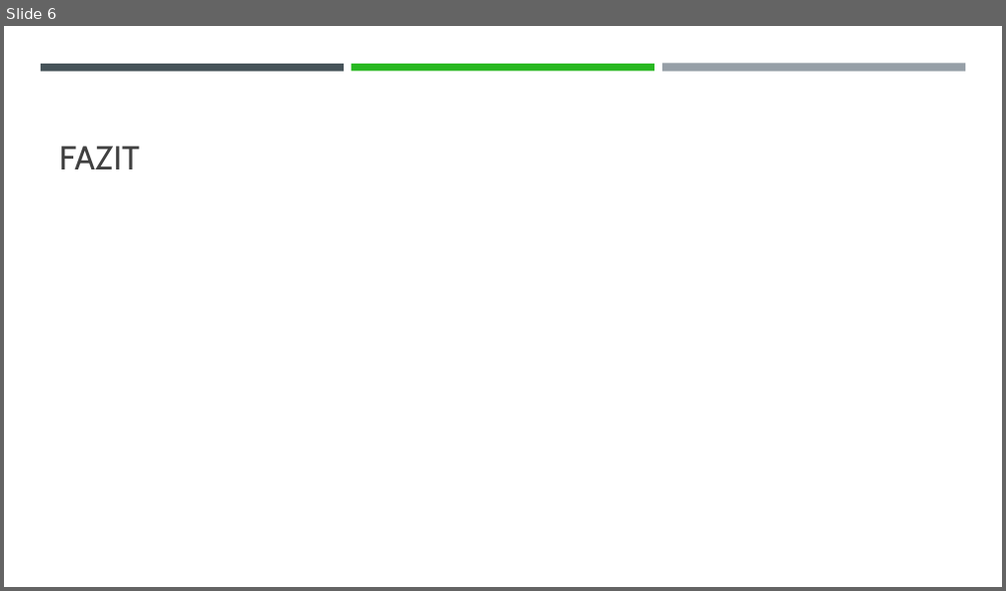
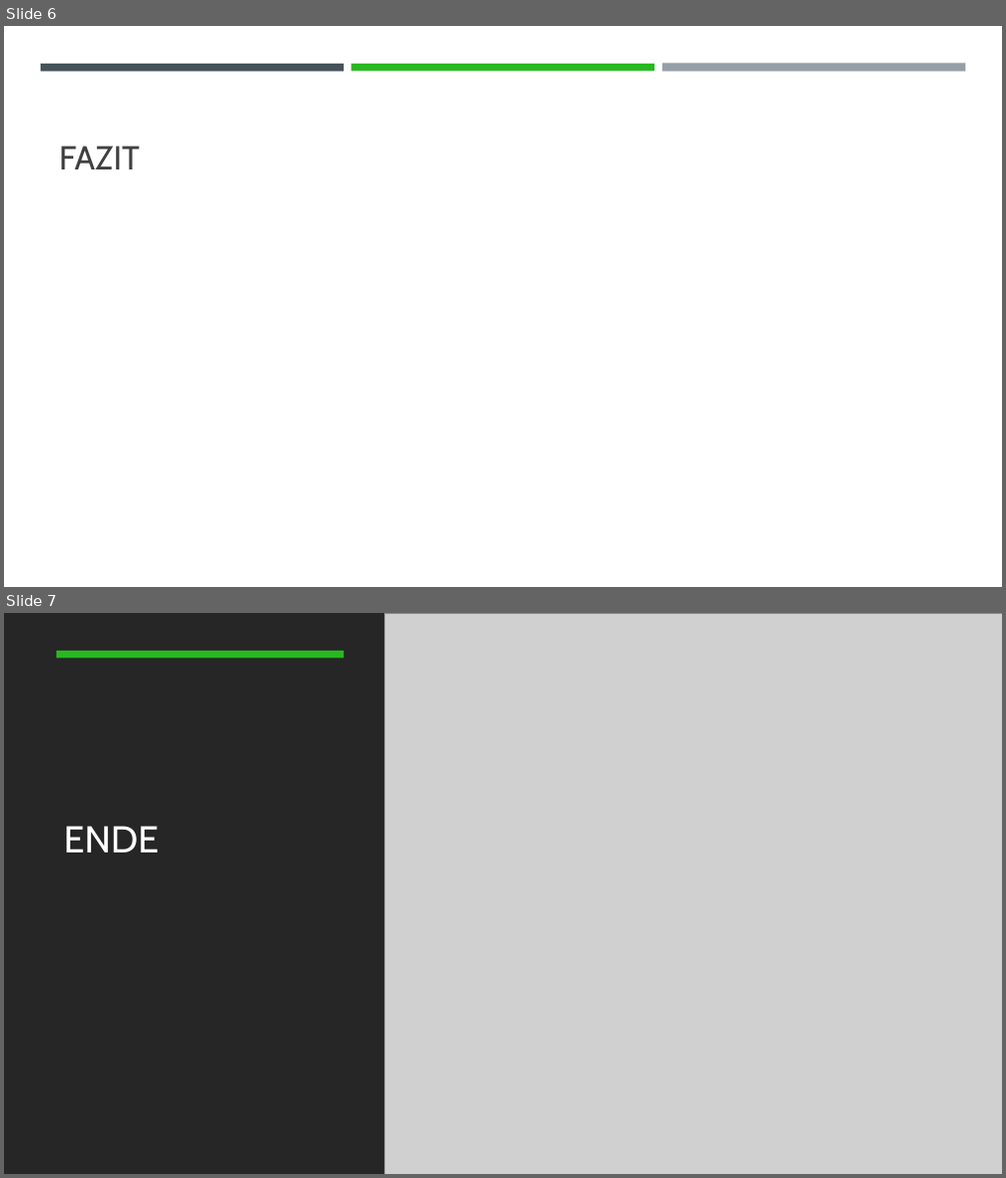
Before and after one commit to nikpapa3010/m151, a slide deck: Projektarbeit_New/Documents/Gruppenarbeit m151.pptx. Shown one above the other, each under a label of ours: slide 6 before the commit, slides 6 and 7 after it. The pictures are 1006x591 and 1006x1178 pixels, drawn with LibreOffice and Linux fonts; fonts in the diff are those of the drawing; grey boxes stand for pictures. Boxes give left, top, right and bottom in pixels: in the first picture for what was removed or moved away, otherwise in the second. Text is boxed around its words. In the diff, an @@ line names an element or a change of style, - is before the commit and + after.

```diff
--- a/Projektarbeit_New/Documents/Gruppenarbeit m151.pptx
+++ b/Projektarbeit_New/Documents/Gruppenarbeit m151.pptx
@@ slide 7 added at (x1=4, y1=613, x2=1002, y2=1174), background #000000 @@
@@ rectangle added at (x1=4, y1=613, x2=1002, y2=1174), fill #262626 @@
@@ picture added at (x1=385, y1=613, x2=1002, y2=1174) @@
@@ rectangle added at (x1=56, y1=651, x2=344, y2=658), fill #28B821 @@
@@ title added at (x1=63, y1=826, x2=158, y2=853), 36 pt, text #FFFFFF @@
+ENDE
```
Also in this commit, not shown: 1 slide changed.
